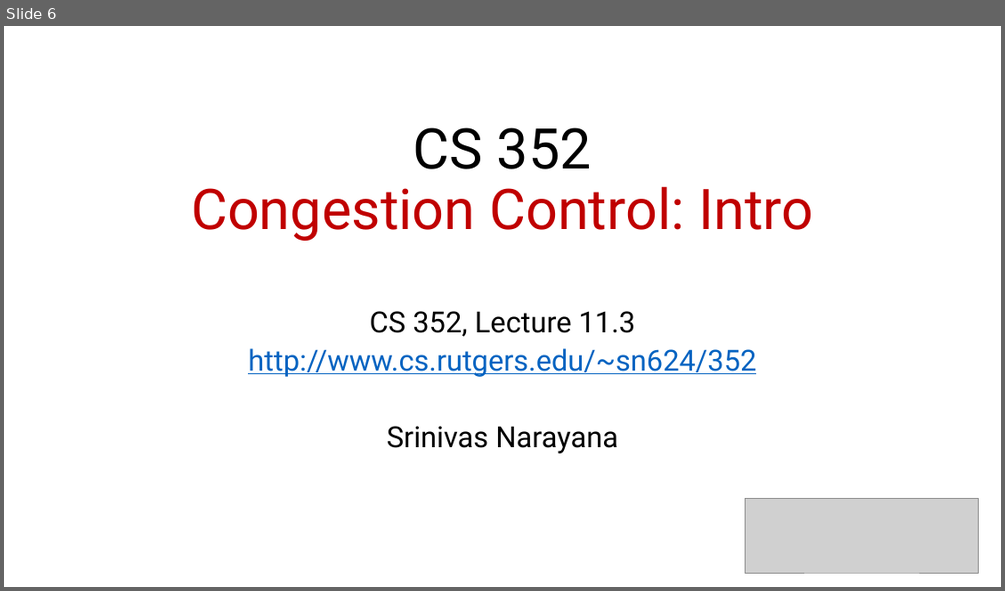
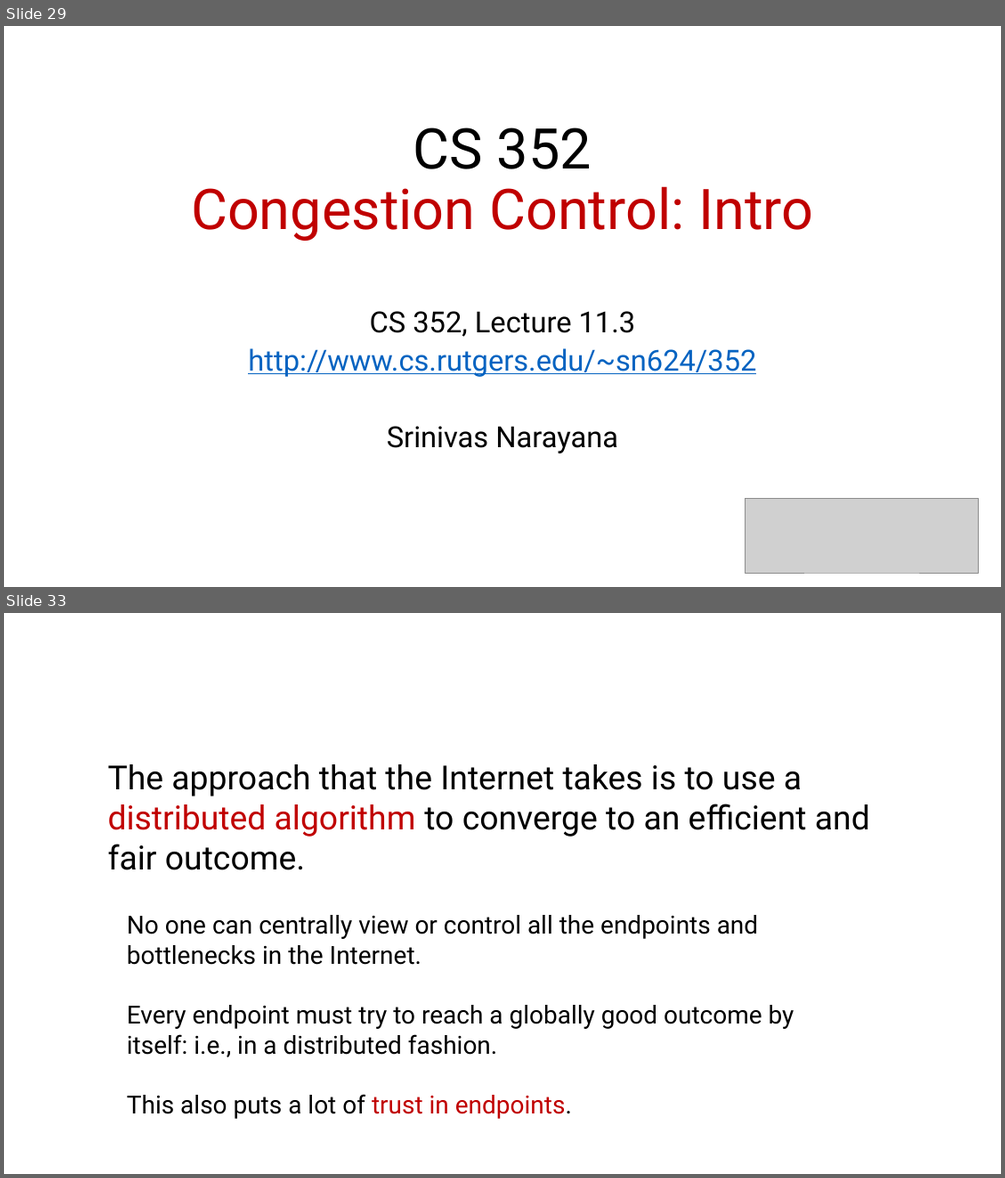
Before and after one commit to ngsrinivas/coursegen, a slide deck: ex/352-S21/staging/352-S21/lectures/transport-tcp-ordering-flow-control-intro-congestion-control.pptx. Shown one above the other, each under a label of ours: slide 6 before the commit, slides 29 and 33 after it; the slides between them are not shown. The pictures are 1005x591 and 1005x1178 pixels, drawn with LibreOffice and Linux fonts; fonts in the diff are those of the drawing; grey boxes stand for pictures. Boxes give left, top, right and bottom in pixels: in the first picture for what was removed or moved away, otherwise in the second. Text is boxed around its words. In the diff, an @@ line names an element or a change of style, - is before the commit and + after.

```diff
--- a/ex/352-S21/staging/352-S21/lectures/transport-tcp-ordering-flow-control-intro-congestion-control.pptx
+++ b/ex/352-S21/staging/352-S21/lectures/transport-tcp-ordering-flow-control-intro-congestion-control.pptx
@@ slide 33 added at [4,613,1001,1174], background #FFFFFF @@
@@ text added at [108,764,870,870], 32 pt, text #000000 @@
+The approach that the Internet takes is to use a distributed algorithm to converge to an efficient and fair outcome.
@@ text added at [127,915,794,1119], 24 pt, text #000000 @@
+No one can centrally view or control all the endpoints and bottlenecks in the Internet.
+Every endpoint must try to reach a globally good outcome by itself: i.e., in a distributed fashion.
+This also puts a lot of trust in endpoints.
@@ what was slide 6 is now slide 29 @@
```
Also in this commit, not shown: 32 other slides added.
